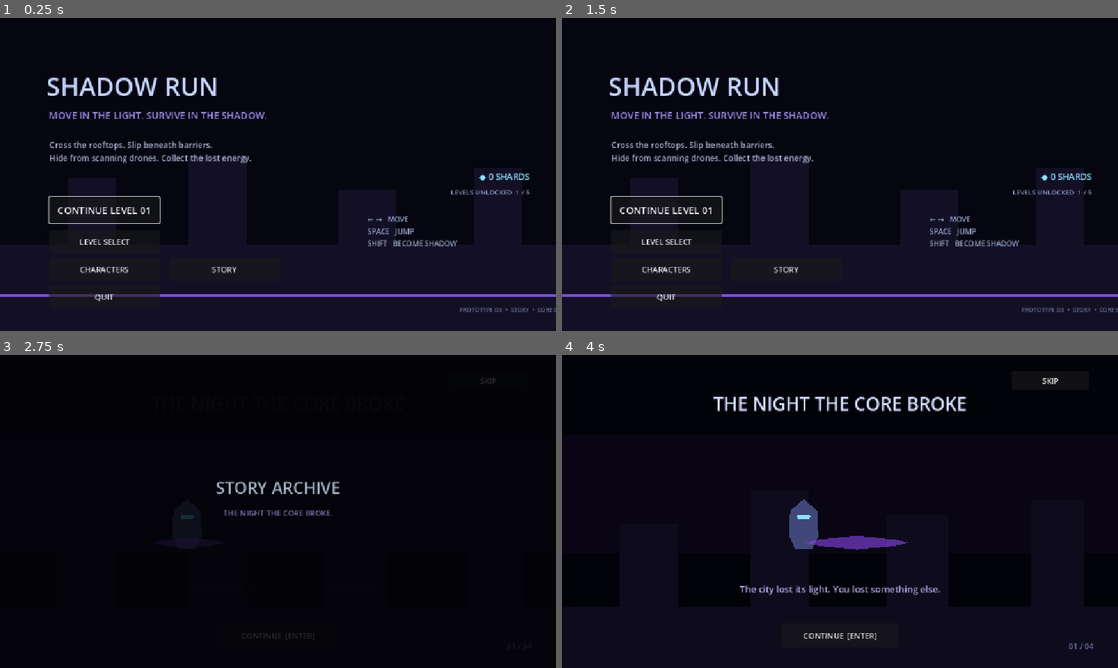
Above: before the commit, frames 1-4 (two rows, left to right).
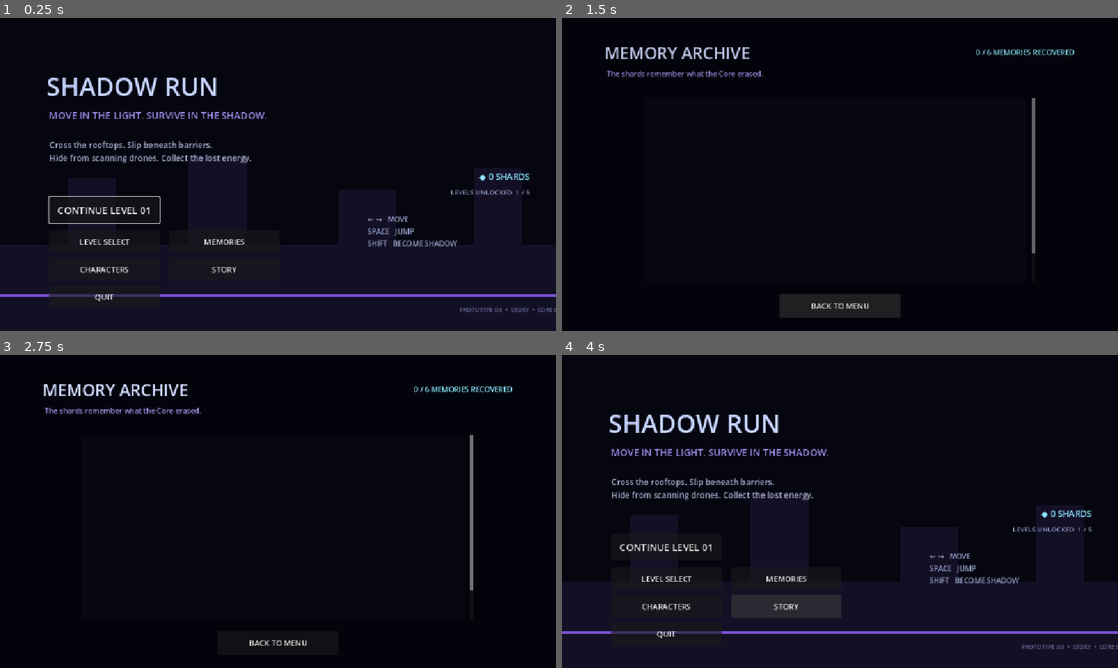
Above: after the commit, the same moments.

Repository: Yass29/shadow-run
Game: Godot game, scene res://main_menu.tscn
Two runs of this game, one before a commit and one after it. Both use one fixed random seed, a clock stepped at 60 frames per second and the inputs below.
Inputs (mouse positions are in pixels of both pictures, inside the frame that each line leads up to):
- Up to frame 1 (0.25 s): no input
- Up to frame 2 (1.5 s): click (784, 240) at 0.5 s, where only the run after the commit has a clickable "MEMORIES"; click (840, 305) at 1.25 s, where only the run after the commit has a clickable "BACK TO MENU"
- Up to frame 3 (2.75 s): click (222, 605) at 2 s, where only the run before the commit has a clickable "STORY"
- Up to frame 4 (4 s): click (840, 636) at 2.75 s, where only the run before the commit has a clickable "CONTINUE [ENTER]"; click (784, 605) at 3.5 s, where only the run after the commit has a clickable "STORY"

The runs differ from the first frame. In frame 1, less than 0.1% of the frame differs, in the area x 36-44%, y 70-73%; in frame 2, 23%, in the area x 0-100%, y 9-100%; in frame 3, 2.3%; in frame 4, 12%.
Error after the commit: Cannot call method 'get_children' on a null value. (res://memory_archive.gd:11)

Commit message:
Add Memories button to menu

Diff:
--- a/main_menu.tscn
+++ b/main_menu.tscn
@@ -83,6 +83,14 @@
 theme_override_font_sizes/font_size = 16
 text = "CHARACTERS"
 
+[node name="MemoriesButton" type="Button" parent="."]
+offset_left = 350.0
+offset_top = 438.0
+offset_right = 578.0
+offset_bottom = 487.0
+theme_override_font_sizes/font_size = 16
+text = "MEMORIES"
+
 [node name="StoryButton" type="Button" parent="."]
 offset_left = 350.0
 offset_top = 495.0
@@ -141,5 +149,6 @@
 [connection signal="pressed" from="PlayButton" to="." method="_on_play_pressed"]
 [connection signal="pressed" from="LevelsButton" to="." method="_on_levels_pressed"]
 [connection signal="pressed" from="CharactersButton" to="." method="_on_characters_pressed"]
+[connection signal="pressed" from="MemoriesButton" to="." method="_on_memories_pressed"]
 [connection signal="pressed" from="StoryButton" to="." method="_on_story_pressed"]
 [connection signal="pressed" from="QuitButton" to="." method="_on_quit_pressed"]
